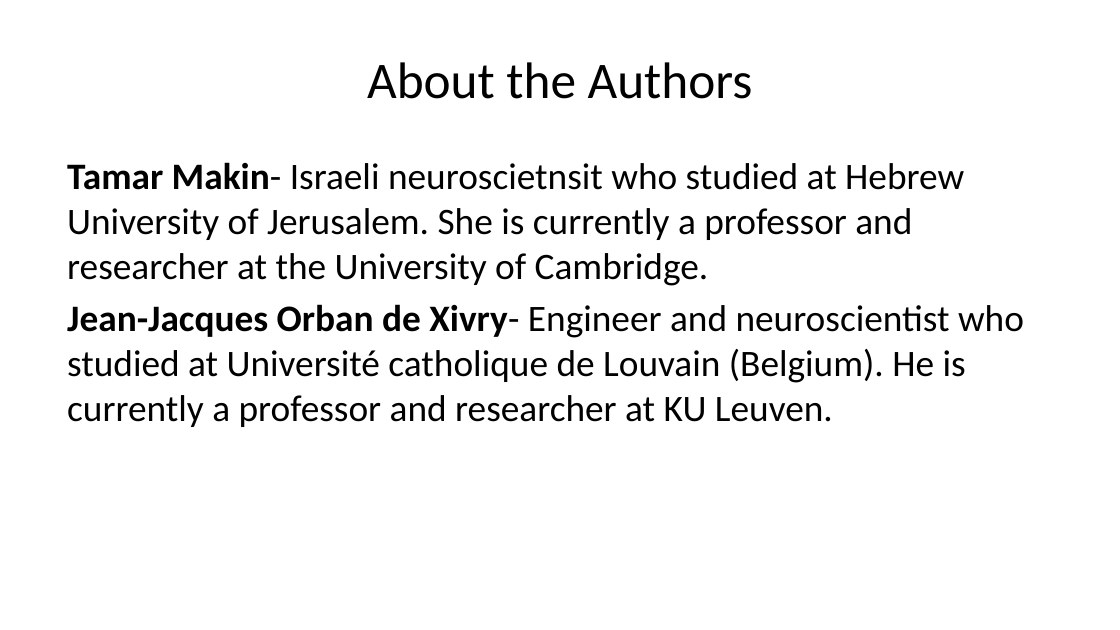
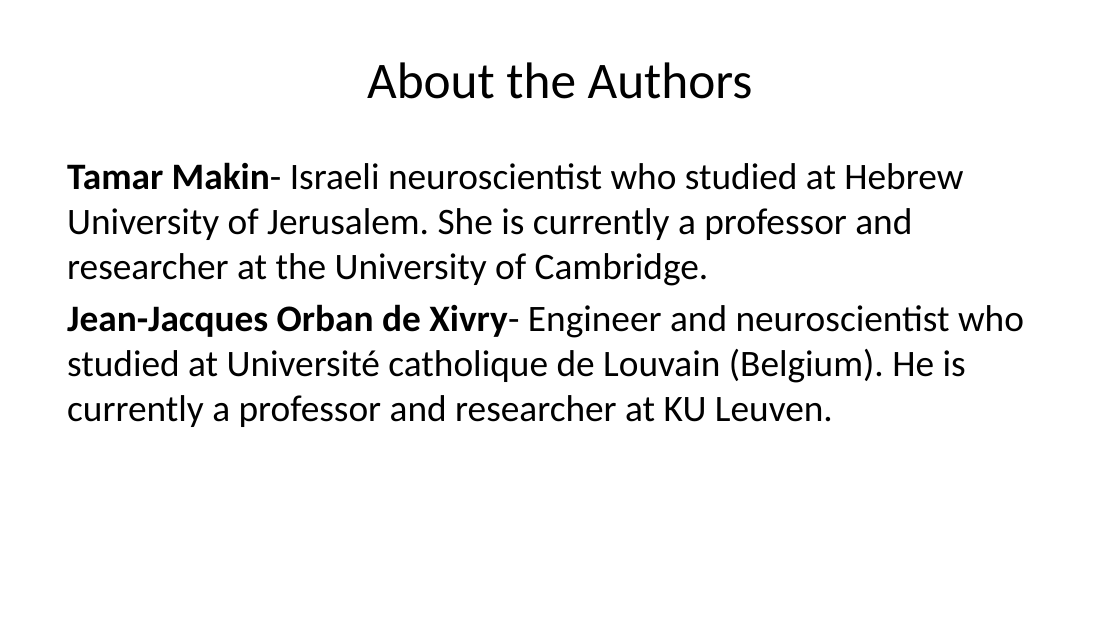
Before and after one commit to sw24f/seminar-presentation-pesak17, a slide deck: slide 3 of 10-Mistakes-Presentation.pptx. Drawn at 1120x630 pixels with LibreOffice and Linux fonts; fonts in the diff are those of the drawing. Boxes give left, top, right and bottom in pixels: in the first picture for what was removed or moved away, otherwise in the second. Text is boxed around its words. In the diff, an @@ line names an element or a change of style, - is before the commit and + after.

Commit message:
Final grammar check

```diff
--- a/10-Mistakes-Presentation.pptx
+++ b/10-Mistakes-Presentation.pptx
@@ text at box(67, 162, 963, 286): text changed @@
-Tamar Makin- Israeli neuroscietnsit who studied at Hebrew University of Jerusalem. She is currently a professor and researcher at the University of Cambridge.
+Tamar Makin- Israeli neuroscientist who studied at Hebrew University of Jerusalem. She is currently a professor and researcher at the University of Cambridge.
```
Also in this commit, not shown: 3 other slides changed.
